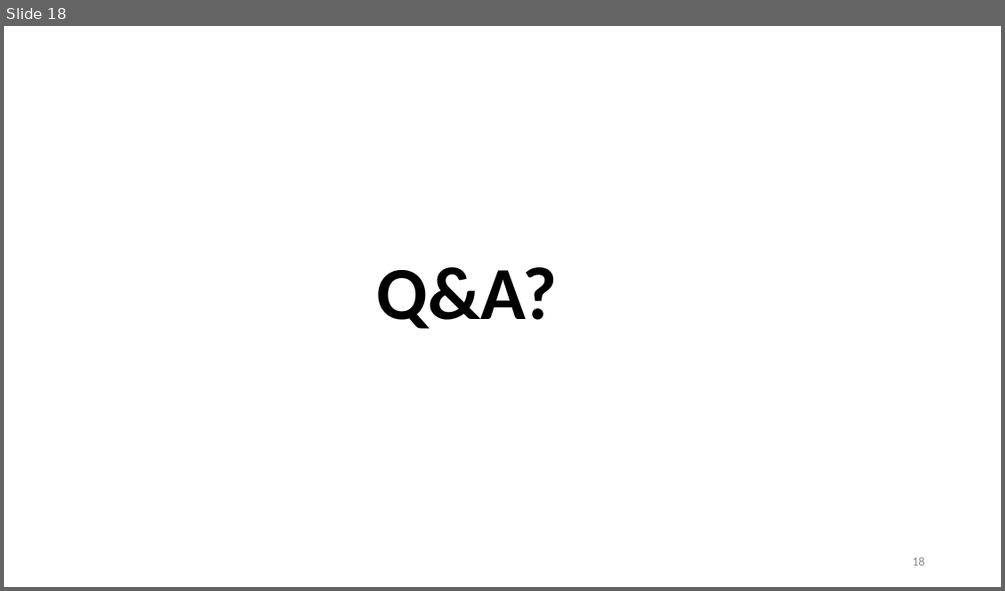
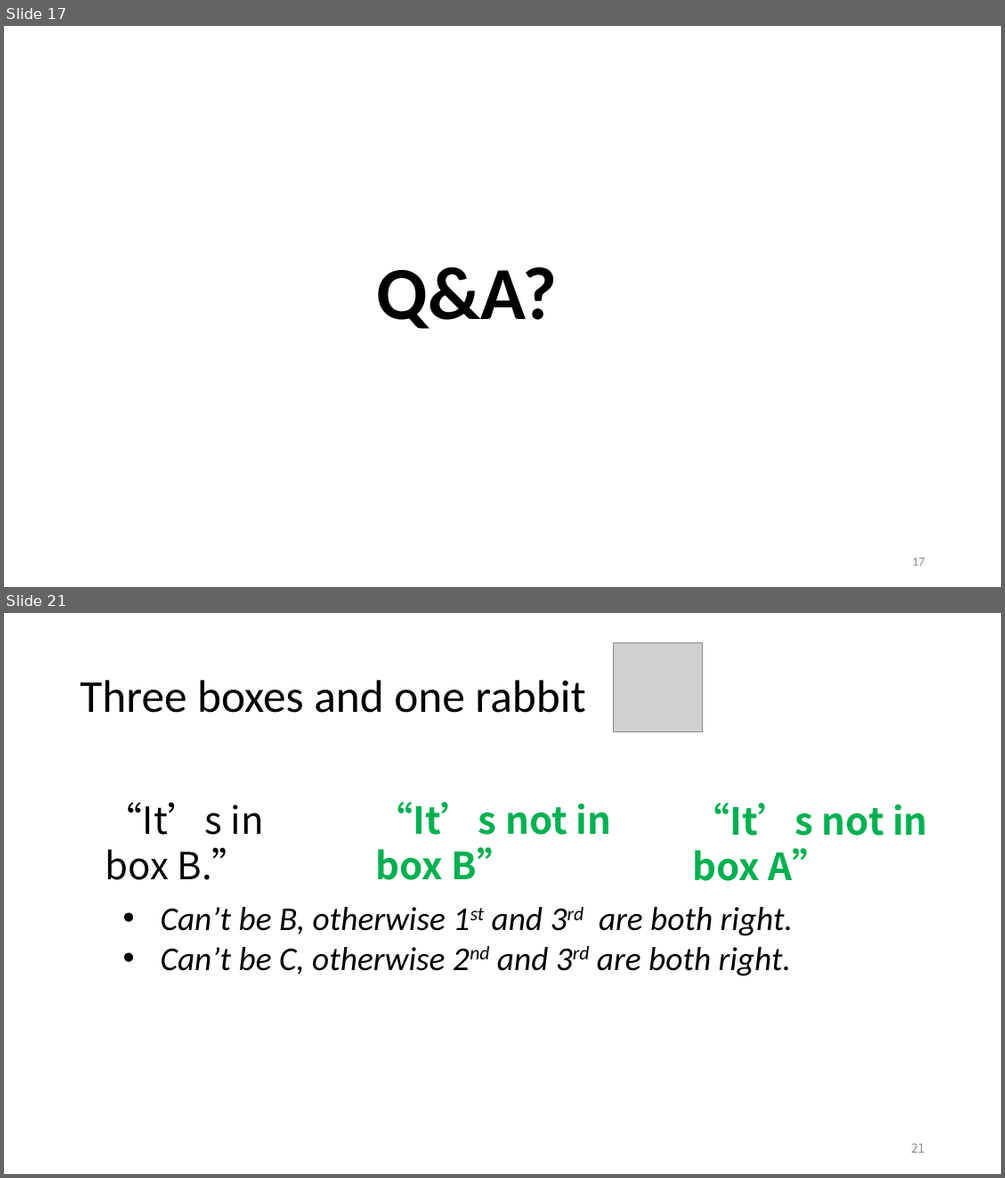
Before and after one commit to wuwuz/wuwuz.github.io, a slide deck: COMP2711/Materials/L00-Intro.pptx. Shown one above the other, each under a label of ours: slide 18 before the commit, slides 17 and 21 after it; the slides between them are not shown. The pictures are 1005x591 and 1005x1178 pixels, drawn with LibreOffice and Linux fonts; fonts in the diff are those of the drawing; grey boxes stand for pictures. Boxes give left, top, right and bottom in pixels: in the first picture for what was removed or moved away, otherwise in the second. Text is boxed around its words. In the diff, an @@ line names an element or a change of style, - is before the commit and + after.

```diff
--- a/COMP2711/Materials/L00-Intro.pptx
+++ b/COMP2711/Materials/L00-Intro.pptx
@@ slide 21 added at [4, 613, 1001, 1174], background #FFFFFF @@
@@ picture added at [614, 643, 703, 732] @@
@@ title added at [80, 680, 585, 713], 44 pt, text #000000 @@
+Three boxes and one rabbit
@@ text added at [105, 802, 264, 880], 36 pt, text #000000 @@
+“It’s in box B.”
@@ text added at [375, 802, 611, 880], 36 pt, text #00B050, bold @@
+“It’s not in box B”
@@ text added at [692, 803, 928, 881], 36 pt, text #00B050, bold @@
+“It’s not in box A”
@@ text added at [161, 907, 793, 976], 32 pt, text #000000, italic @@
+• Can’t be B, otherwise 1st and 3rd are both right.
+• Can’t be C, otherwise 2nd and 3rd are both right.
@@ page number added at [911, 1143, 925, 1152], 12 pt, text #8C8C8C @@
+21
@@ what was slide 18 is now slide 17 @@
@@ page number at [912, 557, 924, 565]: text changed @@
-18
+17
```
Also in this commit, not shown: 5 slides changed, 10 other slides added, 1 slide removed.
